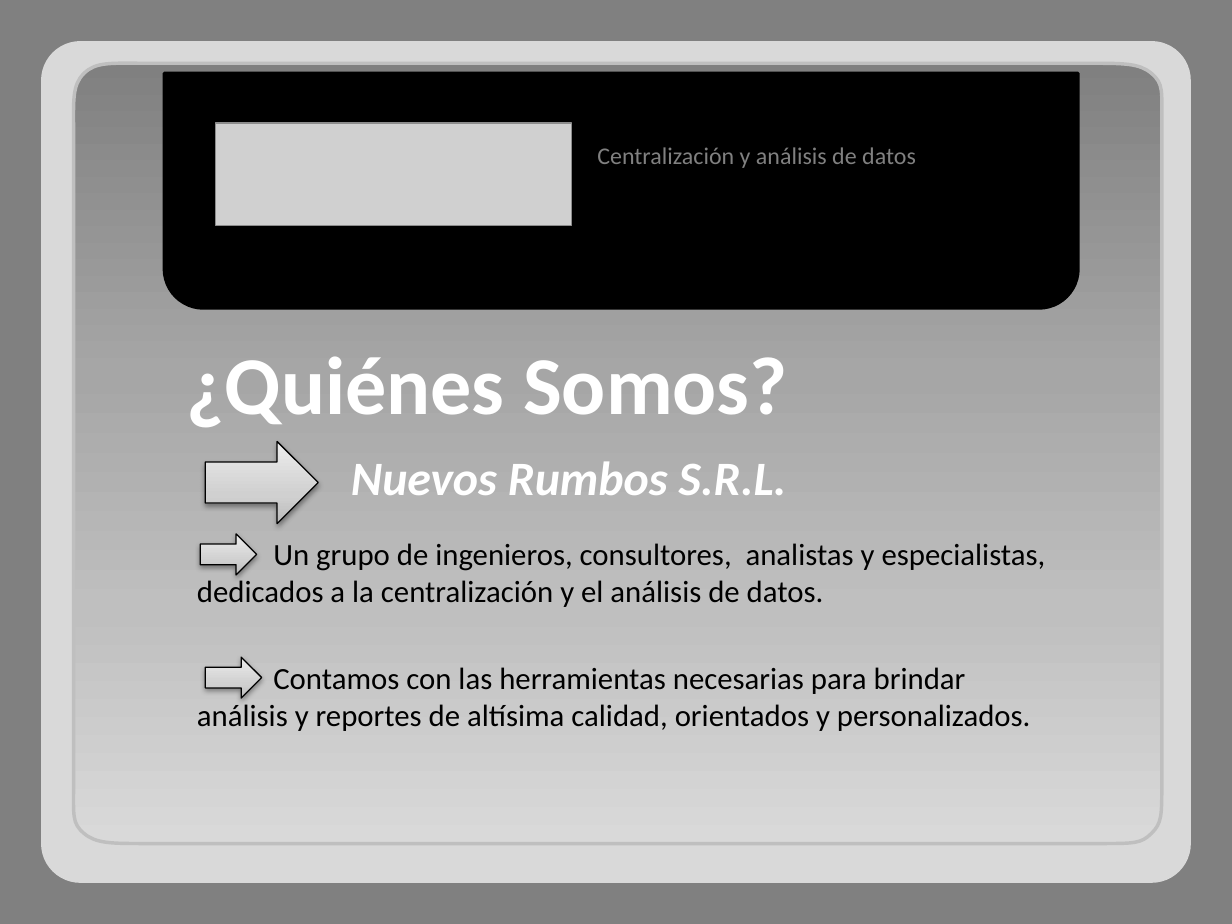
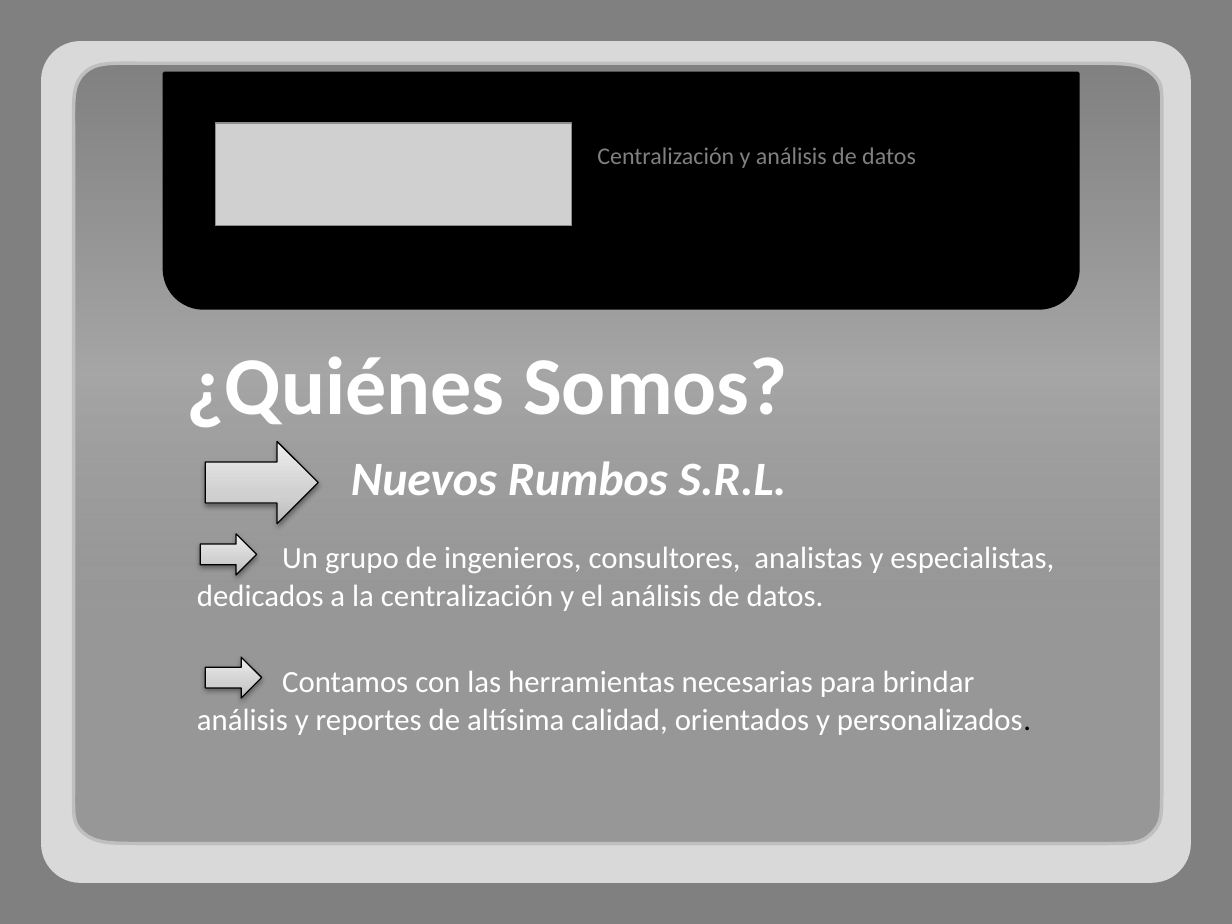
Before and after one commit to adrianachelotti/tallerdesarrollo1ero2011, a slide deck: slide 2 of Presentacion/Comercial/Presentacion Comercial.pptx. Drawn at 1232x924 pixels with LibreOffice and Linux fonts; fonts in the diff are those of the drawing; grey boxes stand for pictures. Boxes give left, top, right and bottom in pixels: in the first picture for what was removed or moved away, otherwise in the second. Text is boxed around its words. In the diff, an @@ line names an element or a change of style, - is before the commit and + after.

```diff
--- a/Presentacion/Comercial/Presentacion Comercial.pptx
+++ b/Presentacion/Comercial/Presentacion Comercial.pptx
@@ freeform shape at [71, 62, 1163, 844]: fill gradient #808080 to #A6A6A6 to #BFBFBF to #D9D9D9 to gradient #808080 to #A6A6A6 @@
@@ text "Un grupo de ingenieros, consultores, ..." at [197, 547, 1054, 611]: text colour #000000 to #FFFFFF @@
@@ text "Contamos con las herramientas necesarias ..." at [197, 671, 1031, 735]: text colour #000000 to #FFFFFF @@
```
Also in this commit, not shown: 2 other slides changed, 3 slides added.
